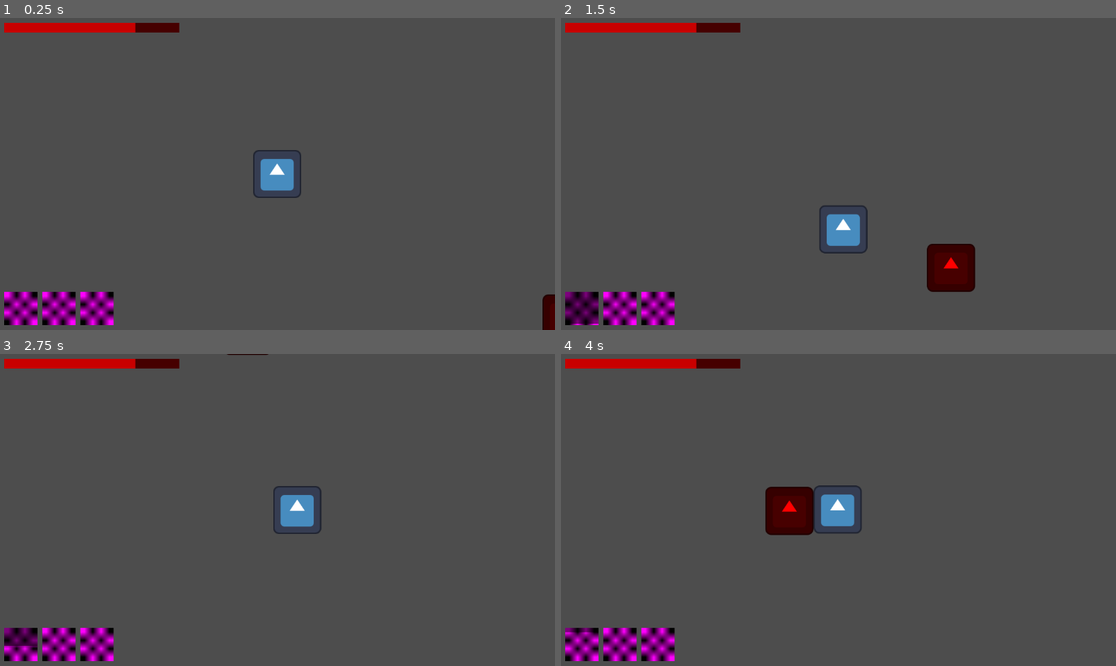
Above: before the commit, frames 1-4 (two rows, left to right).
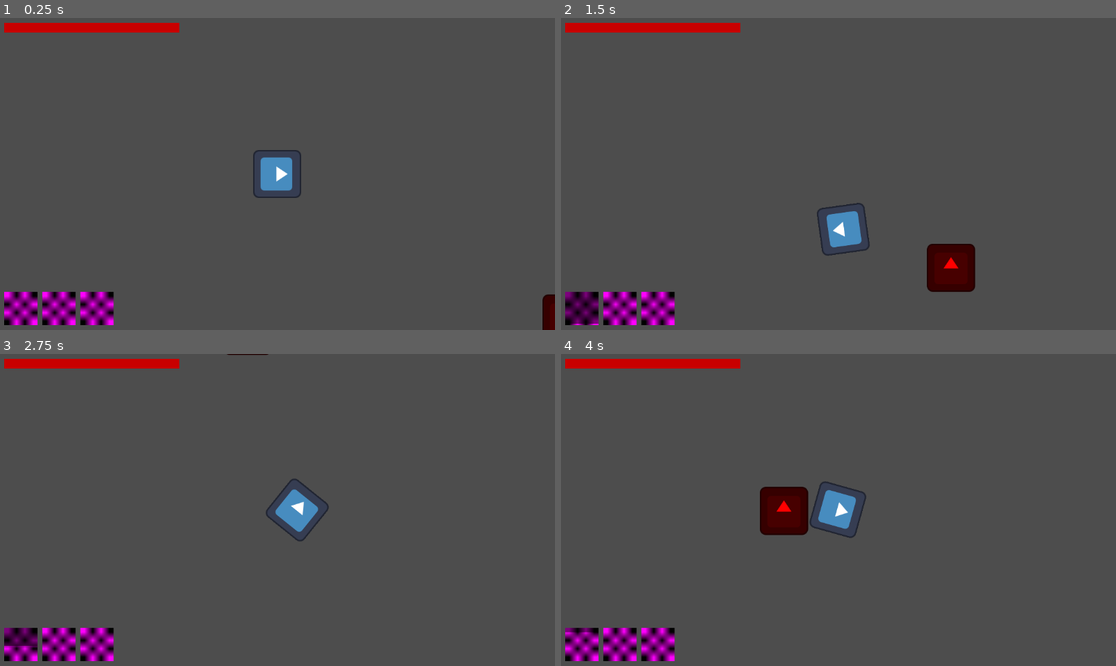
Above: after the commit, the same moments.

Repository: deshis/igdt-hack-and-slash
Game: Godot game, scene res://Scenes/main.tscn
The game is run twice, just before and just after one commit, with the same random seed, the same clock (stepped at 60 frames per second) and the same inputs. The engine's default icon, where the game draws it, is replaced by a stand-in: a white triangle on a blue panel in a dark square.
Inputs (mouse positions are in pixels of both pictures, inside the frame that each line leads up to):
- Up to frame 1 (0.25 s): no input
- Up to frame 2 (1.5 s): tap Enter at 0.5 s; move the mouse to (960, 158) at 0.52 s; press the mouse at (960, 158) at 0.53 s; hold D (move_right) 0.53-1.28 s; move the mouse to (727, 189) at 1.27 s; release the mouse at (727, 189) at 1.28 s; hold S (move_down) from 1.28 s (still down); tap Shift (movement_ability) at 1.35 s
- Up to frame 3 (2.75 s): click (166, 525) at 1.55 s; move the mouse to (333, 441) at 2.02 s; release S (move_down) at 2.03 s; press the mouse at (333, 441) at 2.03 s; hold D (move_right) from 2.03 s (still down)
- Up to frame 4 (4 s): move the mouse to (810, 572) at 2.77 s; release D (move_right) at 2.78 s; release the mouse at (810, 572) at 2.78 s; hold W (move_up) 2.78-3.53 s; click (810, 572) at 2.85 s; move the mouse to (1005, 556) at 3.52 s; hold A (move_left) from 3.53 s (still down); hold Shift (movement_ability) from 3.53 s (still down); click (1005, 556) at 3.8 s

The runs differ from the first frame. In frame 1, 0.4% of the frame differs, in the area x 24-54%, y 1-56%; in frame 2, 0.6%; in frame 3, 0.8%; in frame 4, 1.1%, in the area x 24-56%, y 1-60%.

Commit message:
add light attack and face mouse

Diff:
--- a/Scenes/main.tscn
+++ b/Scenes/main.tscn
@@ -6,6 +6,9 @@
 [ext_resource type="Script" uid="uid://b3p4e86xoqqh3" path="res://Scripts/cooldowns.gd" id="4_jjvhh"]
 [ext_resource type="Script" uid="uid://bpirytgf71ffg" path="res://Scripts/pause_menu.gd" id="5_kry3j"]
 
+[sub_resource type="RectangleShape2D" id="RectangleShape2D_kry3j"]
+size = Vector2(158.00003, 182.00003)
+
 [sub_resource type="RectangleShape2D" id="RectangleShape2D_7dm0k"]
 size = Vector2(100, 100)
 
@@ -27,7 +30,22 @@
 [node name="Main" type="Node2D"]
 
 [node name="Player" parent="." instance=ExtResource("1_jjgbg")]
-HP = 75.0
+
+[node name="light_attack" type="Sprite2D" parent="Player"]
+visible = false
+position = Vector2(0, -88.02471)
+rotation = -3.1415927
+scale = Vector2(1.7929773, 1.3753855)
+
+[node name="hitbox" type="Area2D" parent="Player/light_attack"]
+position = Vector2(0, -64.00002)
+rotation = 3.1415927
+scale = Vector2(0.5577315, 0.72706884)
+
+[node name="CollisionShape2D" type="CollisionShape2D" parent="Player/light_attack/hitbox"]
+position = Vector2(-9.094947e-13, -80.99997)
+scale = Vector2(0.9999997, 0.9999997)
+shape = SubResource("RectangleShape2D_kry3j")
 
 [node name="evil placeholder guy" type="CharacterBody2D" parent="."]
 position = Vector2(600, 300)
--- a/Scenes/player.tscn
+++ b/Scenes/player.tscn
@@ -22,8 +22,18 @@
 position_smoothing_speed = 10.0
 
 [node name="DashCooldownTimer" type="Timer" parent="."]
+one_shot = true
 
 [node name="DashLengthTimer" type="Timer" parent="."]
+one_shot = true
+
+[node name="LightAttackCooldownTimer" type="Timer" parent="."]
+one_shot = true
+
+[node name="LightAttackLengthTimer" type="Timer" parent="."]
+one_shot = true
 
 [connection signal="timeout" from="DashCooldownTimer" to="." method="_on_dash_cooldown_timer_timeout"]
 [connection signal="timeout" from="DashLengthTimer" to="." method="_on_dash_length_timer_timeout"]
+[connection signal="timeout" from="LightAttackCooldownTimer" to="." method="_on_light_attack_cooldown_timer_timeout"]
+[connection signal="timeout" from="LightAttackLengthTimer" to="." method="_on_light_attack_length_timer_timeout"]
--- a/Scripts/player.gd
+++ b/Scripts/player.gd
@@ -10,6 +10,16 @@
 
 signal update_hp_bar
 signal dash_used
+signal light_attack_used
+
+
+var can_attack := true
+var attacking := false
+@onready var light_attack_cooldown_timer: Timer = $LightAttackCooldownTimer
+@onready var light_attack_length_timer: Timer = $LightAttackLengthTimer
+@onready var light_attack_sprite = $light_attack
+var light_attack_cooldown:= 0.2
+var light_attack_length:= 0.1
 
 var can_dash:= true
 var dashing = false
@@ -24,6 +34,7 @@
 
 func _physics_process(delta) -> void:
 	update_input()
+	update_facing_dir()
 
 	if Input.is_action_pressed("movement_ability") and can_dash and input.length() > 0:
 		can_dash = false
@@ -37,12 +48,40 @@
 
 	move_and_slide()
 
+	if Input.is_action_pressed("light_attack") and can_attack:
+		can_attack = false
+		light_attack_length_timer.start(light_attack_length)
+		light_attack_cooldown_timer.start(light_attack_cooldown)
+		light_attack_used.emit(light_attack_cooldown)
+		light_attack()
+
 
 func update_input() -> void:
 	if not dashing:
 		input.x = Input.get_axis("move_left", "move_right")
 		input.y = Input.get_axis("move_up", "move_down")
 	input = input.normalized()
+
+func update_facing_dir() -> void:
+	var screen_center: Vector2 = get_viewport_rect().size / 2
+	var mouse_pos: Vector2 = get_viewport().get_mouse_position()
+
+	var dir: Vector2 = mouse_pos - screen_center
+	rotation = dir.angle() + PI / 2
+
+
+func light_attack() -> void:
+	light_attack_sprite.visible = true
+	attacking = true
+
+
+func _on_light_attack_length_timer_timeout() -> void:
+	light_attack_sprite.visible = false
+	attacking = false
+
+
+func _on_light_attack_cooldown_timer_timeout() -> void:
+	can_attack = true
 
 
 func _on_dash_cooldown_timer_timeout() -> void:
--- a/project.godot
+++ b/project.godot
@@ -42,6 +42,11 @@
 "events": [Object(InputEventKey,"resource_local_to_scene":false,"resource_name":"","device":-1,"window_id":0,"alt_press …(195 unchanged characters)…
 ]
 }
+light_attack={
+"deadzone": 0.2,
+"events": [Object(InputEventMouseButton,"resource_local_to_scene":false,"resource_name":"","device":-1,"window_id":0,"alt_pressed":false,"shift_pressed":false,"ctrl_pressed":false,"meta_pressed":false,"button_mask":0,"position":Vector2(0, 0),"global_position":Vector2(0, 0),"factor":1.0,"button_index":1,"canceled":false,"pressed":false,"double_click":false,"script":null)
+]
+}
 
 [rendering]
 
Not shown: 1 places in Scenes/main.tscn that only renumber resources
